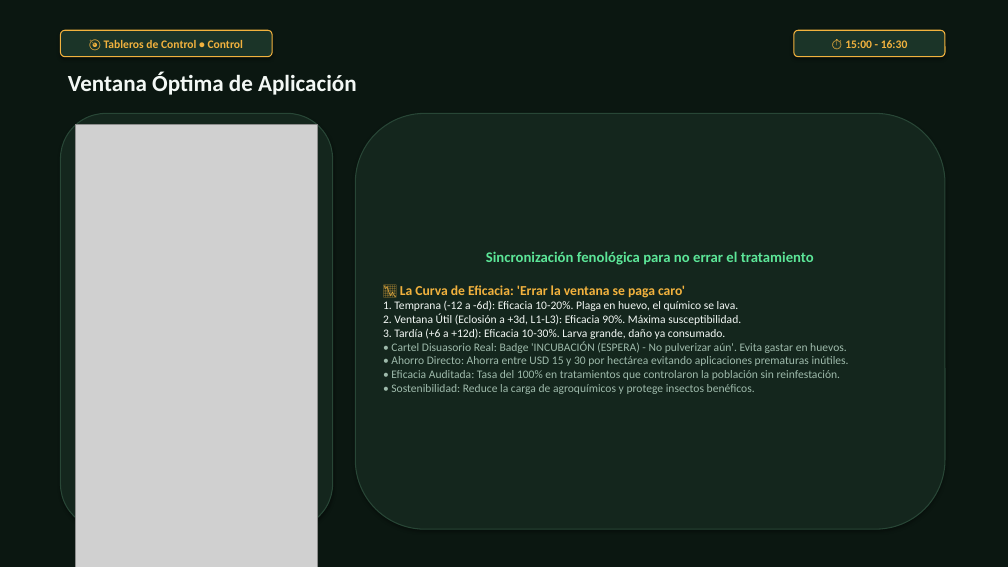
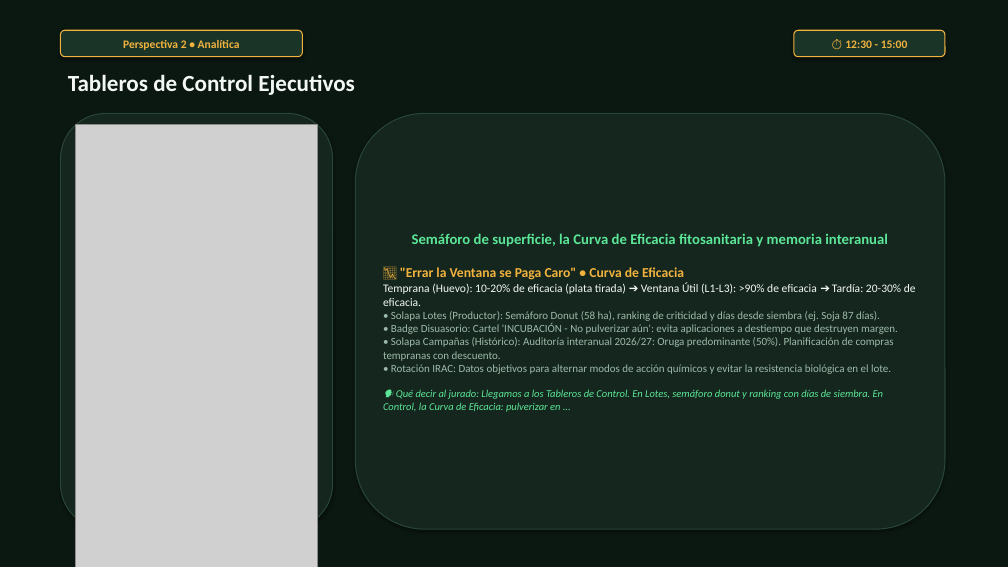
Before and after one commit to rami-nava/PF-PLAG-OUT-26, a slide deck: slide 8 of docs/presentacion/PLAG_OUT_Demo_Final_20Min.pptx (slide 7 before the commit). Drawn at 1008x567 pixels with LibreOffice and Linux fonts; fonts in the diff are those of the drawing; grey boxes stand for pictures. Boxes give left, top, right and bottom in pixels: in the first picture for what was removed or moved away, otherwise in the second. Text is boxed around its words. In the diff, an @@ line names an element or a change of style, - is before the commit and + after.

```diff
--- a/docs/presentacion/PLAG_OUT_Demo_Final_20Min.pptx
+++ b/docs/presentacion/PLAG_OUT_Demo_Final_20Min.pptx
@@ rounded rectangle "Perspectiva 2 • Analítica": place and size @@
-rounded rectangle "Perspectiva 2 • Analítica" at [60, 30, 272, 57]
+rounded rectangle "Perspectiva 2 • Analítica" at [60, 30, 302, 57]
@@ text in rounded rectangle at [123, 40, 240, 50]: text changed @@
-🎯 Tableros de Control • Control
+Perspectiva 2 • Analítica
@@ text in rounded rectangle at [845, 40, 908, 48]: text changed @@
-⏱️ 15:00 - 16:30
+⏱️ 12:30 - 15:00
@@ text at [68, 74, 355, 95]: text changed @@
-Ventana Óptima de Aplicación
+Tableros de Control Ejecutivos
@@ text in rounded rectangle at [383, 233, 916, 412]: text changed; size 11 to 10.5 pt @@
-Sincronización fenológica para no errar el tratamiento
-📉 La Curva de Eficacia: 'Errar la ventana se paga caro'
-1. Temprana (-12 a -6d): Eficacia 10-20%. Plaga en huevo, el químico se lava.
-2. Ventana Útil (Eclosión a +3d, L1-L3): Eficacia 90%. Máxima susceptibilidad.
-3. Tardía (+6 a +12d): Eficacia 10-30%. Larva grande, daño ya consumado.
-• Cartel Disuasorio Real: Badge 'INCUBACIÓN (ESPERA) - No pulverizar aún'. Evita gastar en huevos.
-• Ahorro Directo: Ahorra entre USD 15 y 30 por hectárea evitando aplicaciones prematuras inútiles.
-• Eficacia Auditada: Tasa del 100% en tratamientos que controlaron la población sin reinfestación.
-• Sostenibilidad: Reduce la carga de agroquímicos y protege insectos benéficos.
+Semáforo de superficie, la Curva de Eficacia fitosanitaria y memoria interanual
+📉 "Errar la Ventana se Paga Caro" • Curva de Eficacia
+Temprana (Huevo): 10-20% de eficacia (plata tirada) ➔ Ventana Útil (L1-L3): >90% de eficacia ➔ Tardía: 20-30% de eficacia.
+• Solapa Lotes (Productor): Semáforo Donut (58 ha), ranking de criticidad y días desde siembra (ej. Soja 87 días).
+• Badge Disuasorio: Cartel 'INCUBACIÓN - No pulverizar aún': evita aplicaciones a destiempo que destruyen margen.
+• Solapa Campañas (Histórico): Auditoría interanual 2026/27: Oruga predominante (50%). Planificación de compras tempranas con descuento.
+• Rotación IRAC: Datos objetivos para alternar modos de acción químicos y evitar la resistencia biológica en el lote.
+🗣️ Qué decir al jurado: Llegamos a los Tableros de Control. En Lotes, semáforo donut y ranking con días de siembra. En Control, la Curva de Eficacia: pulverizar en ...
```
Also in this commit, not shown: 3 other slides changed, 16 slides added, 5 slides removed, 1 other file.
